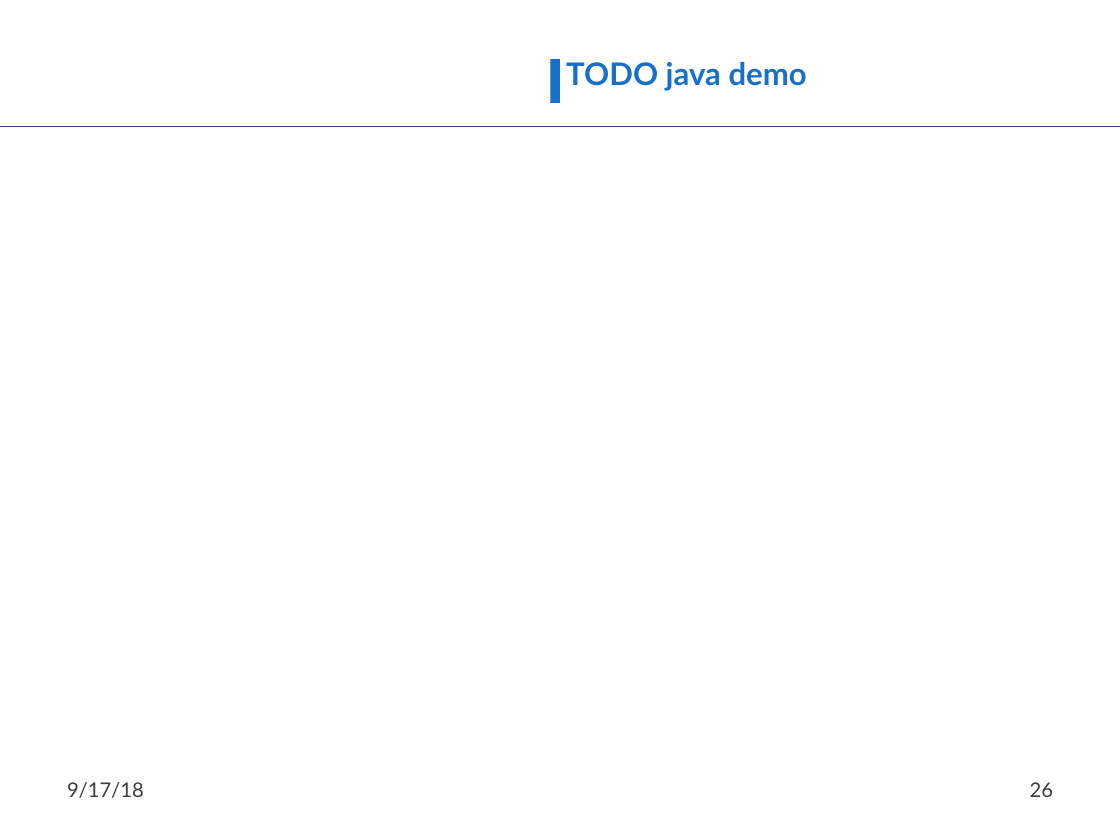
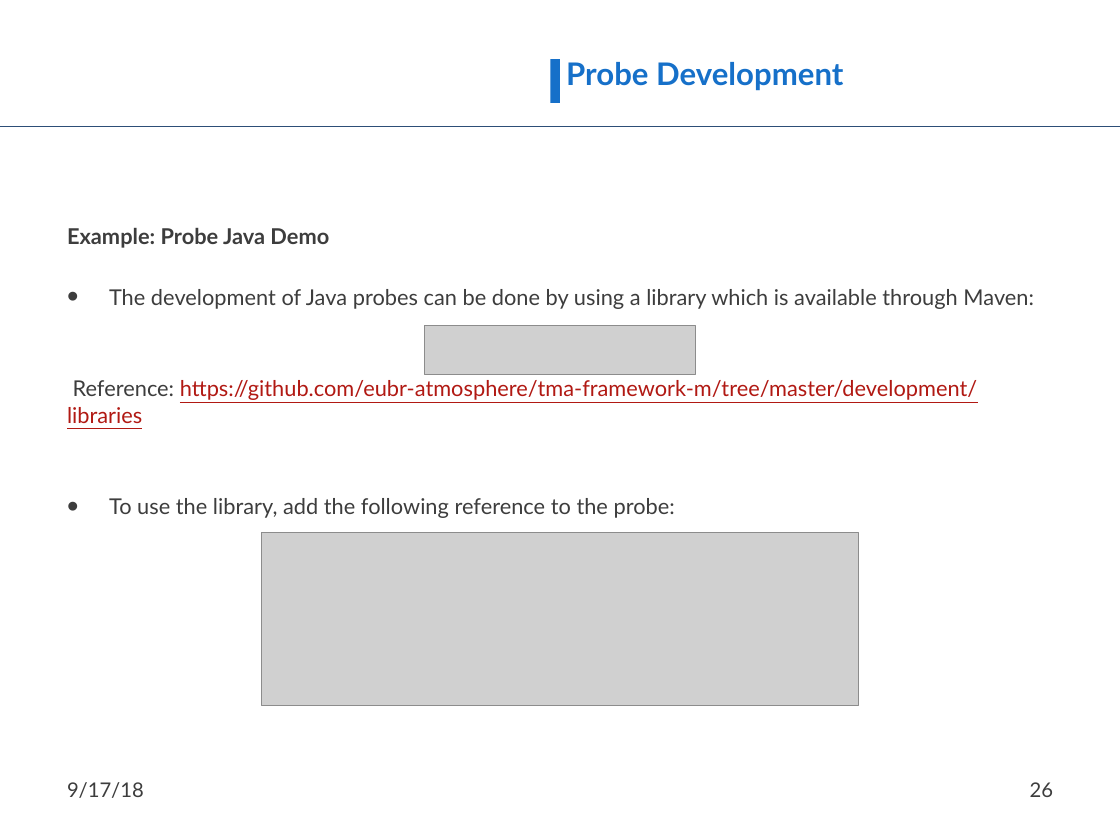
Before and after one commit to nmsa/tma-framework, a slide deck: slide 26 of documents/ATMOSPHERE_TMA_Framework_usage.pptx. Drawn at 1120x840 pixels with LibreOffice and Linux fonts; fonts in the diff are those of the drawing; grey boxes stand for pictures; background and template pictures are left out. Boxes give left, top, right and bottom in pixels: in the first picture for what was removed or moved away, otherwise in the second. Text is boxed around its words. In the diff, an @@ line names an element or a change of style, - is before the commit and + after.

Commit message:
Adding the java probe example to the presentation

```diff
--- a/documents/ATMOSPHERE_TMA_Framework_usage.pptx
+++ b/documents/ATMOSPHERE_TMA_Framework_usage.pptx
@@ title at (x1=566, y1=62, x2=843, y2=91): text changed @@
-TODO java demo
+Probe Development
@@ text added at (x1=67, y1=228, x2=1034, y2=518), 14 pt, text #3D3D3D @@
+Example: Probe Java Demo
+• The development of Java probes can be done by using a library which is available through Maven:
+Reference: https://github.com/eubr-atmosphere/tma-framework-m/tree/master/development/libraries
+• To use the library, add the following reference to the probe:
@@ picture added at (x1=424, y1=325, x2=696, y2=374) @@
@@ picture added at (x1=261, y1=533, x2=859, y2=706) @@
```
Also in this commit, not shown: 1 slide added.
